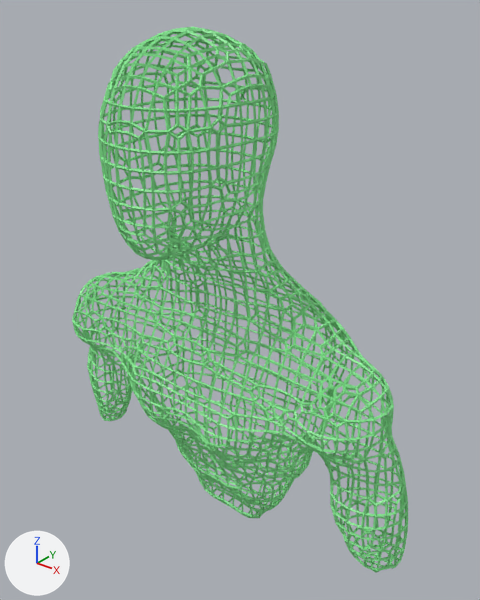
Renders of the glTF model public/saiborg.glb from each side of a commit.
Both versions are drawn from a 50 mm lens placed at (4.94, -5.31, 1.4), pointed at (0.25, 0.56, -2.24). Lighting does not change. The marker at lower left points along +X, +Y and +Z.
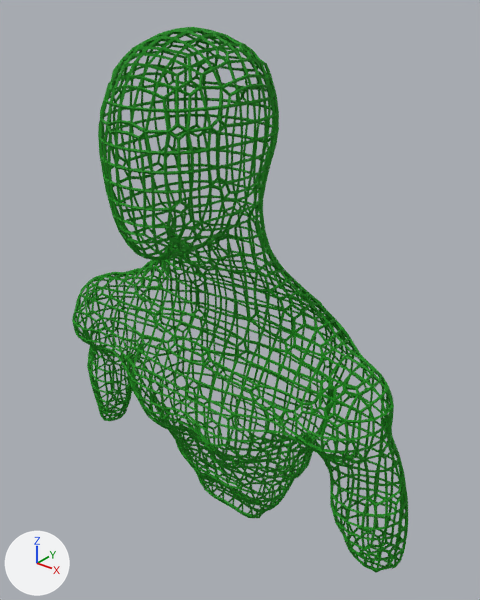
Commit message: Saiborg color changed

The change, as a list of edits to the scene's bpy script:
```text
Change mat_material_001:
    where n2 = _N.new('ShaderNodeMix'); n2.name = 'Mix'
    n2.inputs[7].default_value: (0.236, 0.803, 0.287, 1.0) -> (0.000978, 0.261, 0.0, 1.0)  # 'B', green #85e792 -> 'B', green #038c00
```

Pixel boxes [x1, y1, x2, y2] of what changed, in the pictures (480 x 600 px):
'Sphere', surface changed
    both: [72, 27, 408, 572]
